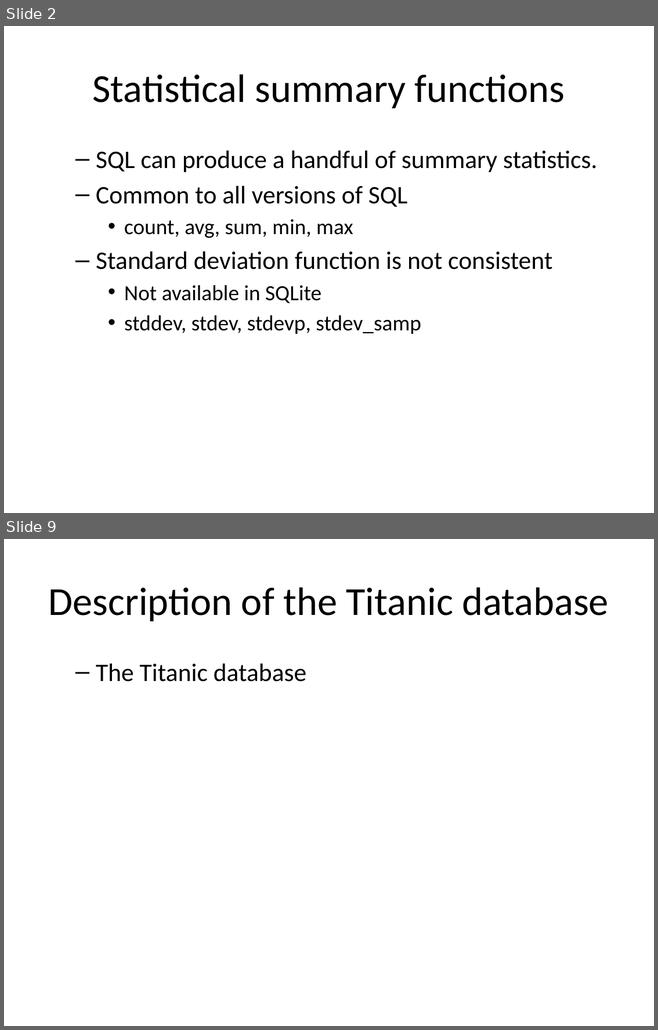
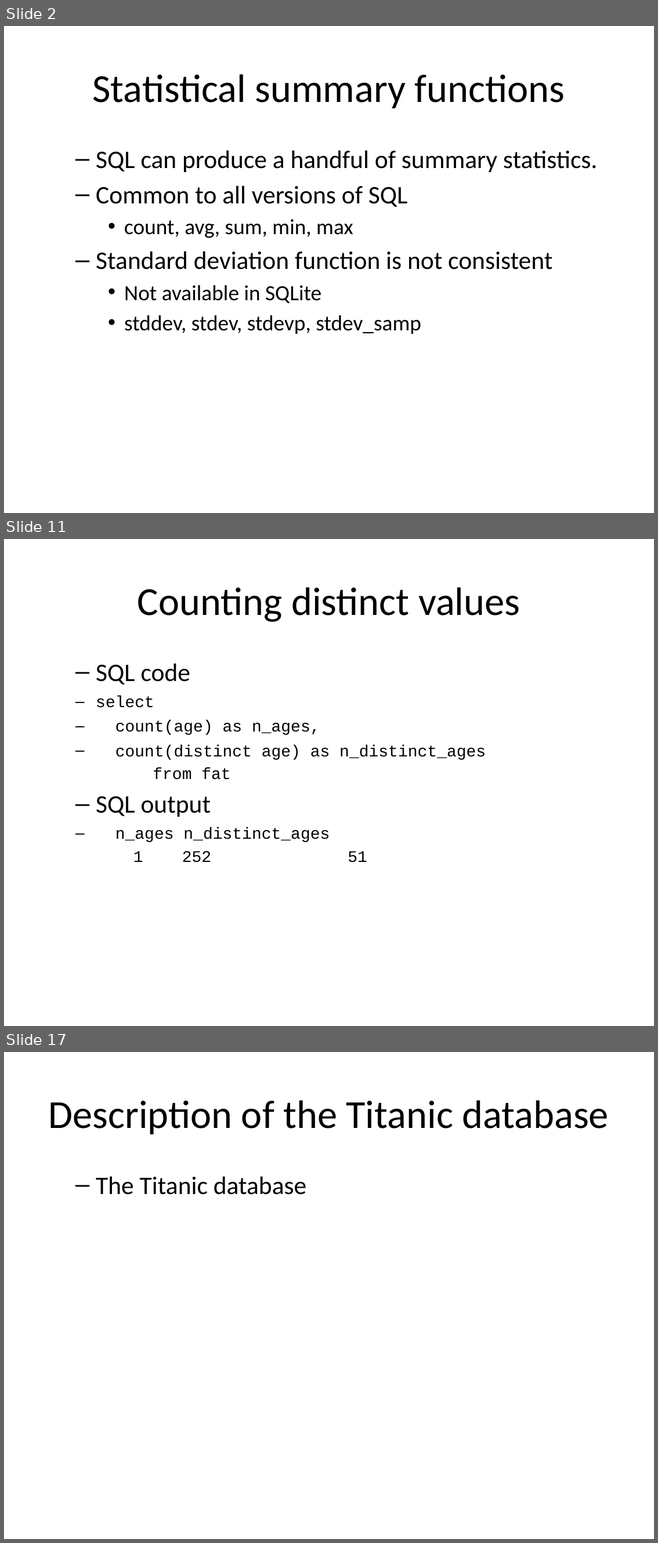
Before and after one commit to pmean/introduction-to-sql, a slide deck: src/stats.pptx. Shown one above the other, each under a label of ours: slides 2 and 9 before the commit, slides 2, 11 and 17 after it; the slides between them are not shown. The pictures are 658x1030 and 658x1543 pixels, drawn with LibreOffice and Linux fonts; fonts in the diff are those of the drawing. Boxes give left, top, right and bottom in pixels: in the first picture for what was removed or moved away, otherwise in the second. Text is boxed around its words. In the diff, an @@ line names an element or a change of style, - is before the commit and + after.

```diff
--- a/src/stats.pptx
+++ b/src/stats.pptx
@@ slide 11 added at box(4, 539, 654, 1026), background #FFFFFF @@
@@ title added at box(137, 587, 520, 622), 44 pt, text #000000 @@
+Counting distinct values
@@ text added at box(96, 663, 485, 863), 18 pt, text #000000 @@
+  – SQL code
+select
+count(age) as n_ages,
+count(distinct age) as n_distinct_ages
+from fat
+  – SQL output
+n_ages n_distinct_ages
+1 252 51
@@ what was slide 9 is now slide 17 @@
```
Also in this commit, not shown: 6 slides changed, 7 other slides added, 1 other file.
